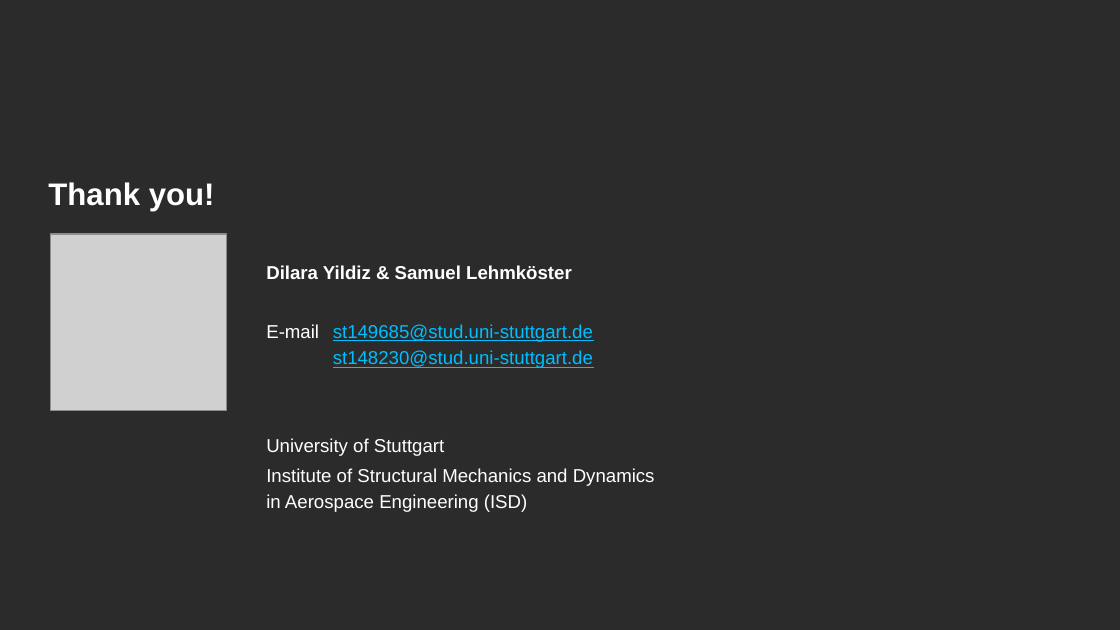
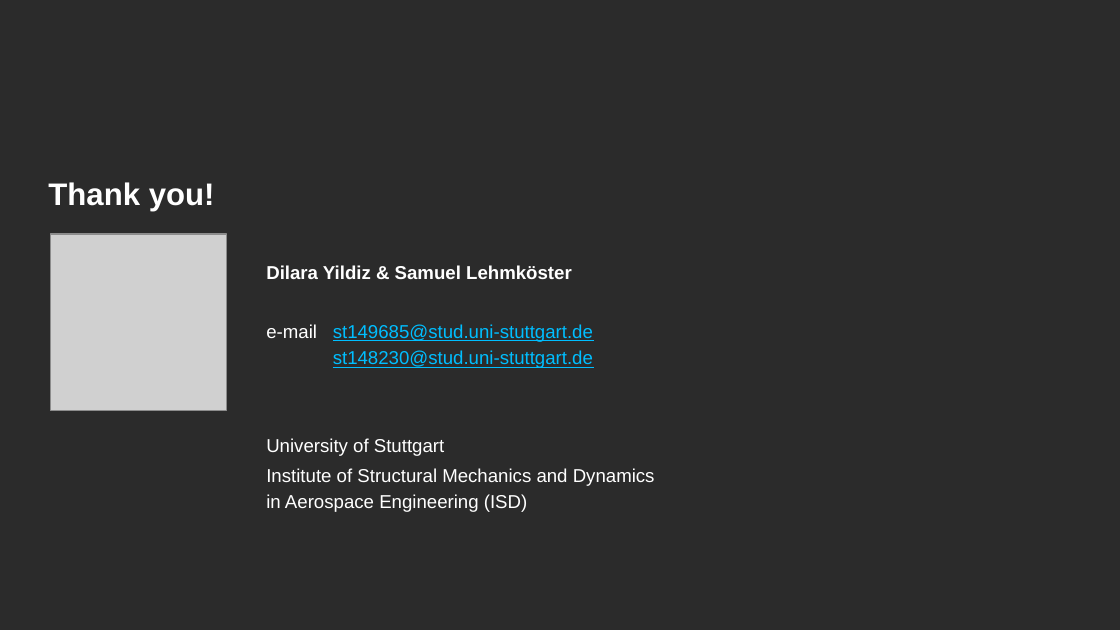
Before and after one commit to sam8856/quantumNN_project, a slide deck: slide 19 of Präsentation.pptx. Drawn at 1120x630 pixels with LibreOffice and Linux fonts; fonts in the diff are those of the drawing; grey boxes stand for pictures; background and template pictures are left out; a plain dark background stands for a picture behind light text. Boxes give left, top, right and bottom in pixels: in the first picture for what was removed or moved away, otherwise in the second. Text is boxed around its words. In the diff, an @@ line names an element or a change of style, - is before the commit and + after.

```diff
--- a/Präsentation.pptx
+++ b/Präsentation.pptx
@@ text at [266, 324, 317, 338]: text changed @@
-E-mail
+e-mail
```
Also in this commit, not shown: 2 slides added.
